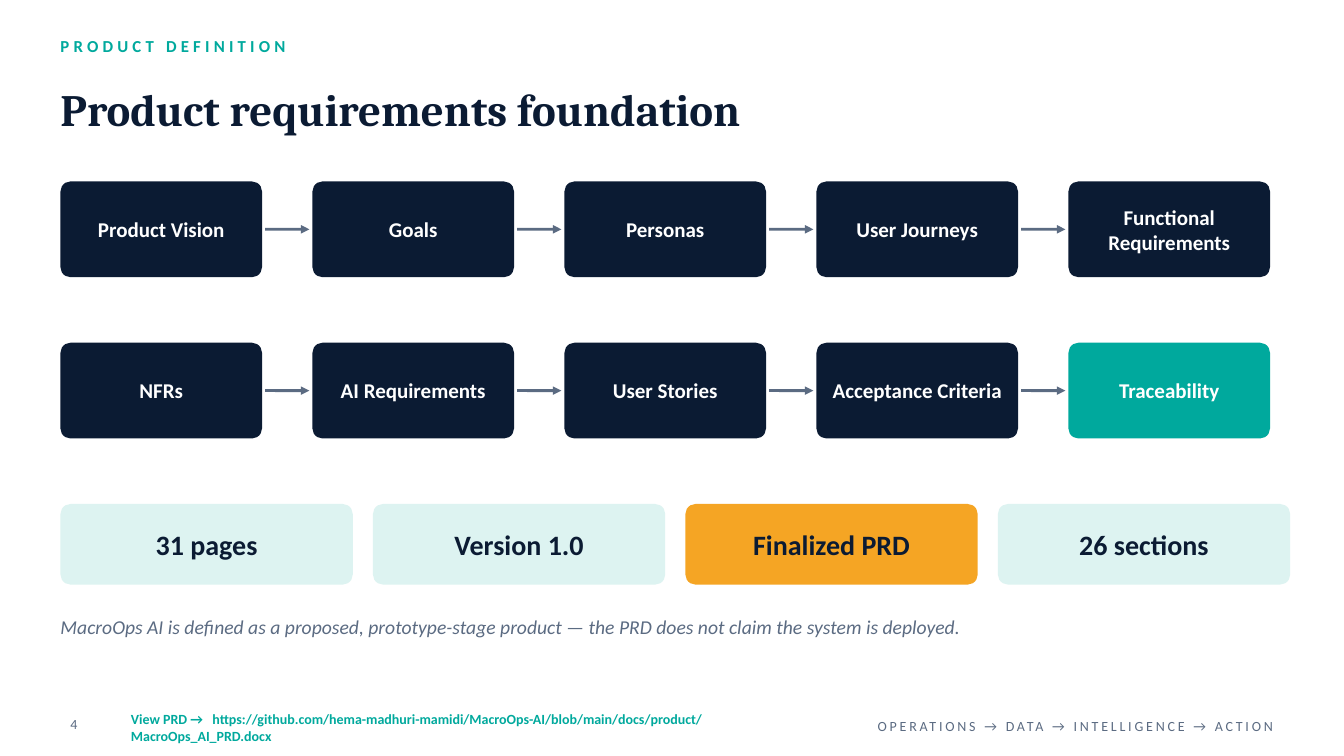
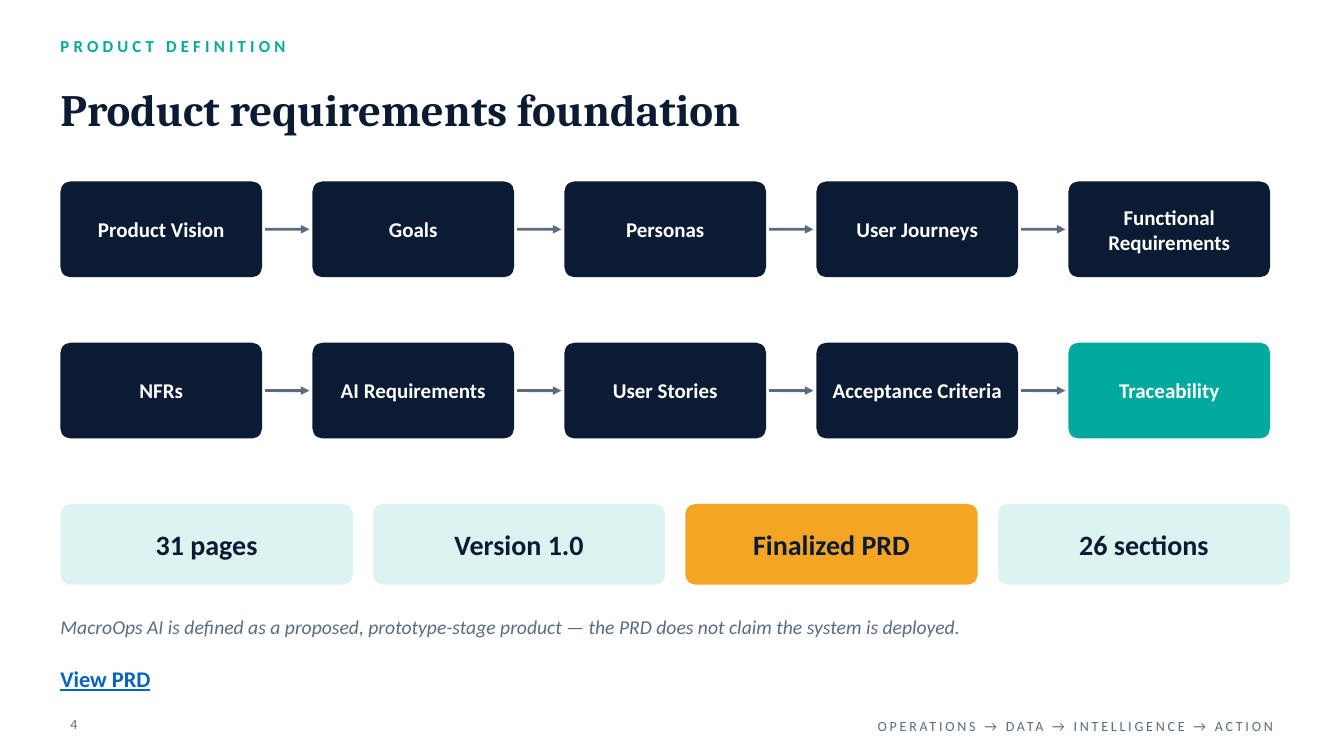
Before and after one commit to hema-madhuri-mamidi/MacroOps-AI, a slide deck: slide 4 of docs/presentations/MacroOps_AI_Milestone2_Review_Final.pptx. Drawn at 1344x756 pixels with LibreOffice and Linux fonts; fonts in the diff are those of the drawing. Boxes give left, top, right and bottom in pixels: in the first picture for what was removed or moved away, otherwise in the second. Text is boxed around its words. In the diff, an @@ line names an element or a change of style, - is before the commit and + after.

```diff
--- a/docs/presentations/MacroOps_AI_Milestone2_Review_Final.pptx
+++ b/docs/presentations/MacroOps_AI_Milestone2_Review_Final.pptx
@@ text at [60,671,151,691]: text changed; size 10 to 16 pt; text colour #00A99D to #0563C1 @@
-View PRD → https://github.com/hema-madhuri-mamidi/MacroOps-AI/blob/main/docs/product/MacroOps_AI_PRD.docx
+View PRD
```
Also in this commit, not shown: 8 other slides changed.
